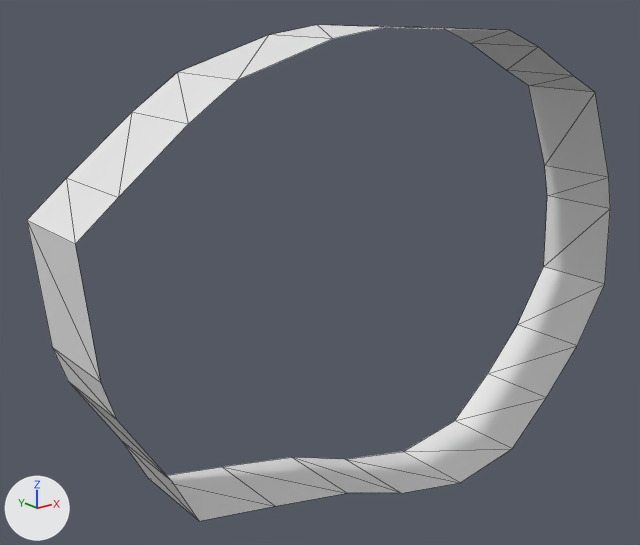
Renders of the COLLADA model resources/originals/boundary.dae from each side of a commit.
Both versions are drawn from a 50 mm lens placed at (-12.64, -8.1, 6.03), pointed at (-0.48, 7.11, -0.06). Arrows for +X, +Y and +Z are at lower left; the lights stay in place. Mesh edges are drawn as thin lines. Where no turn or scale is listed for an object, it has been applied to the vertices.
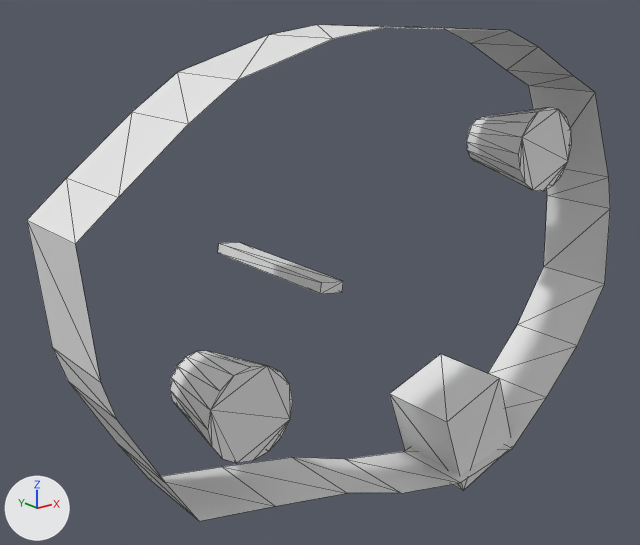
The change, as a diff of the scene's bpy script:
```diff
--- a/resources/originals/boundary.dae.py
+++ b/resources/originals/boundary.dae.py
@@ me_cube @@
+me_cube.from_pydata([(0.75, -1.0, 0.79), (0.75, 1.0, 0.79), (-1.08, -1.0, 0.17), (-1.08, 1.0, 0.17), (1.47, -1.0, -1.33), (1.47, 1.0, -1.33), (-0.36, -1.0, -1.95), (-0.36, 1.0, -1.95)], [], [(1, 2, 0), (3, 6, 2), (7, 4, 6), (5, 0, 4), (6, 0, 2), (3, 5, 7), (1, 3, 2), (3, 7, 6), (7, 5, 4), (5, 1, 0), (6, 4, 0), (3, 1, 5)])
@@ me_cylinder_001 @@
+me_cylinder_001.from_pydata(...)  # a 16-sided cut cone along y (radius 1.0 at the low end, 0.58 at the high end) spanning x -1.0..1.0, y -1.0..1.0, z -1.0..1.0
@@ me_cylinder_002 @@
+me_cylinder_002.from_pydata(...)  # a 16-sided cut cone along y (radius 1.0 at the low end, 0.68 at the high end) spanning x -1.0..1.0, y -1.0..1.0, z -1.0..1.0
@@ me_cube_001 @@
+me_cube_001.from_pydata(...)  # a box spanning x -1.0..1.0, y -1.0..1.0, z -1.0..2.75
@@ ob_cube @@
+ob_cube = bpy.data.objects.new('Cube', me_cube)
+ob_cube.location = (2.73, 5.95, -3.84)
@@ ob_cylinder_001 @@
+ob_cylinder_001 = bpy.data.objects.new('Cylinder.001', me_cylinder_001)
+ob_cylinder_001.location = (4.64, 5.94, 2.52)
@@ ob_cylinder_002 @@
+ob_cylinder_002 = bpy.data.objects.new('Cylinder.002', me_cylinder_002)
+ob_cylinder_002.location = (-3.91, 5.94, -1.75)
@@ ob_cube_001 @@
+ob_cube_001 = bpy.data.objects.new('Cube.001', me_cube_001)
+ob_cube_001.location = (-1.96, 5.87, 0.47)
+ob_cube_001.rotation_euler = (-1.571, 0.147, 0.0)  # degrees (-90, 8.4, 0)
+ob_cube_001.scale = (0.283, -0.115, 1.0)
```

Changed parts and their boxes (x1, y1, x2, y2) in the pictures (640 x 545 px):
'Cube', added
    after: (389, 354, 511, 490)
'Cylinder.002', added
    after: (170, 351, 293, 463)
'Cylinder.001', added
    after: (466, 107, 572, 191)
'Cube.001', added
    after: (218, 243, 343, 294)
